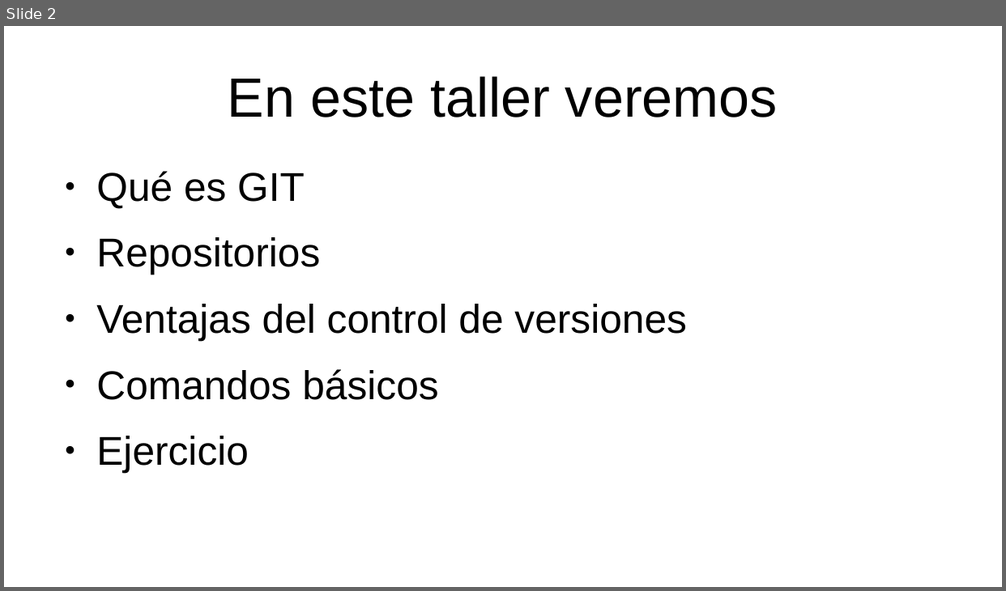
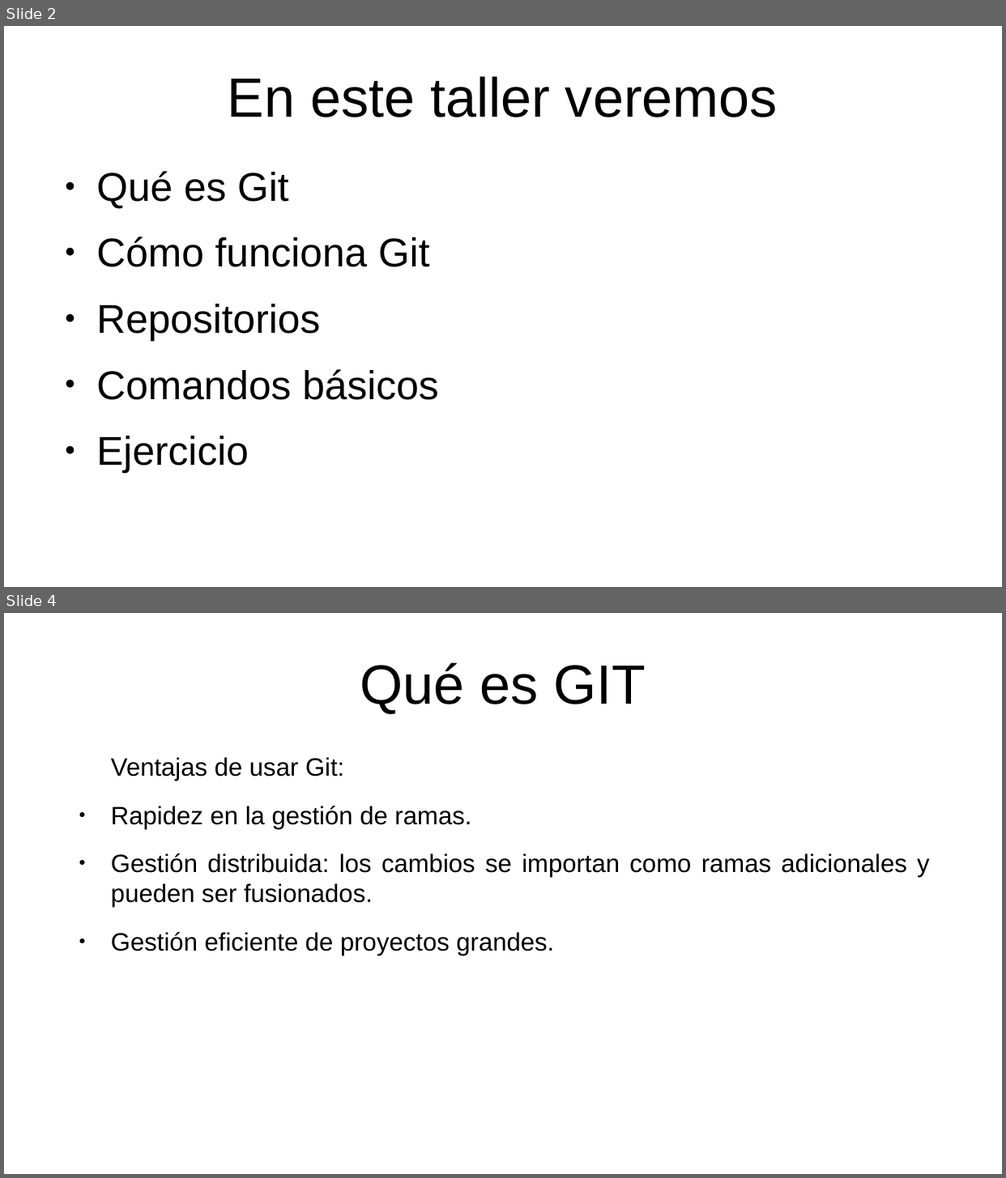
Before and after one commit to p4b10r/git-basico, a slide deck: TALLER GIT.odp. Shown one above the other, each under a label of ours: slide 2 before the commit, slides 2 and 4 after it; the slides between them are not shown. The pictures are 1006x591 and 1006x1178 pixels, drawn with LibreOffice and Linux fonts; fonts in the diff are those of the drawing. Boxes give left, top, right and bottom in pixels: in the first picture for what was removed or moved away, otherwise in the second. Text is boxed around its words. In the diff, an @@ line names an element or a change of style, - is before the commit and + after.

```diff
--- a/TALLER GIT.odp
+++ b/TALLER GIT.odp
@@ slide 4 added at [4, 613, 1002, 1174], background #FFFFFF @@
@@ title added at [360, 662, 646, 714], 44 pt, text #000000 @@
+Qué es GIT
@@ text added at [111, 757, 930, 956], 20 pt, text #000000 @@
+Ventajas de usar Git:
+● Rapidez en la gestión de ramas.
+● Gestión distribuida: los cambios se importan como ramas adicionales y pueden ser fusionados.
+● Gestión eficiente de proyectos grandes.
@@ slide 2 changed as well @@
@@ text at [96, 171, 429, 267]: text changed @@
-● Qué es GIT
+● Qué es Git
+● Cómo funciona Git
@@ text at [96, 304, 687, 340]: paragraph removed @@
-● Ventajas del control de versiones
```
Also in this commit, not shown: 1 other slide changed, 11 other slides added, 9 other files.
